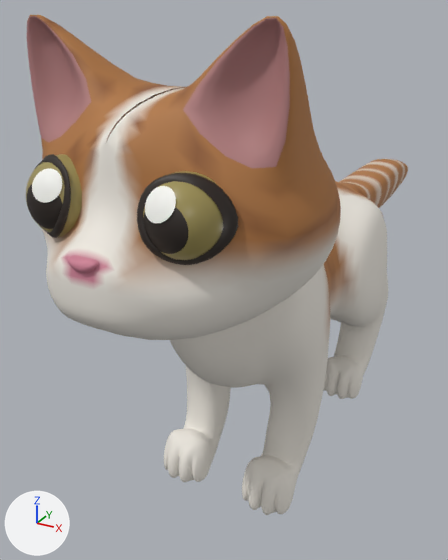
One commit to the glTF model src/assets/models/purin.glb: the scene before it, then after it.
Camera for both pictures: a 50 mm camera at (4.22, -9.23, 7.83) aimed at (-1.34, 0.87, 2.78). Lighting does not change. The marker at lower left points along +X, +Y and +Z. The older version comes first. Where no turn or scale is listed for an object, it has been applied to the vertices. Vertices at exactly the same position are counted once.

The older version as bpy lines, for what is in view:
```python
me_cube_005 = bpy.data.meshes.new('Cube.005')
me_cube_005.from_pydata(...)  # 6245 vertices, 12448 faces; spans x -2.02..2.02, y -5.52..8.18, z -0.05..7.84
me_cube_005.materials.append(mat_purin___tea_white_coat)
me_eyereal = bpy.data.meshes.new('EyeReal')
me_eyereal.from_pydata(...)  # 610 vertices, 1152 faces; spans x -1.39..1.39, y -5.13..-4.57, z 5.42..6.38
me_eyereal.materials.append(mat_pupil)  # black #2a211b
me_sphere = bpy.data.meshes.new('Sphere')
me_sphere.from_pydata(...)  # 1094 vertices, 2112 faces; spans x -1.31..1.31, y -5.16..-4.16, z 5.37..6.36
# faces by material slot: [1600, 320, 192]
me_sphere.materials.append(mat_eyecolor)  # yellow #9e9055
me_sphere.materials.append(mat_pupil)  # black #2a211b
me_sphere.materials.append(mat_eyehighlight)  # white #f9f9f5
ob_cat = bpy.data.objects.new('Cat', me_cube_005)
ob_cat.location = (0.0, 0.8, -0.08)
ob_eyerims = bpy.data.objects.new('EyeRims', me_eyereal)
ob_eyerims.location = (0.0, 0.8, -0.08)
ob_eyes = bpy.data.objects.new('Eyes', me_sphere)
ob_eyes.location = (0.0, 0.8, -0.08)
```
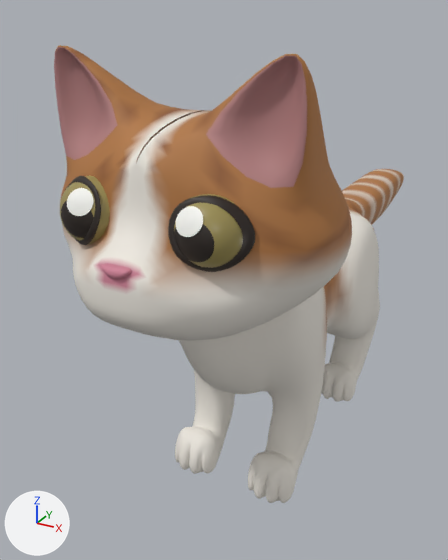
What differs and where, as boxes [x1, y1, x2, y2] in the pictures (448 x 560 px; the box of a moved part takes in the faces that stretch with it):
'Cat', reshaped (8% narrower, 9% shorter)
    before: [27, 14, 408, 515]
    after: [54, 45, 404, 503]
'Eyes', reshaped (7% narrower, 12% shorter)
    before: [26, 154, 223, 260]
    after: [60, 175, 243, 268]
'EyeRims', reshaped (13% shorter)
    before: [36, 154, 238, 265]
    after: [65, 176, 255, 272]
part 1 of me_cube_005, moved or reshaped
    before: [68, 255, 99, 273]
    after: [101, 263, 132, 280]
part 2 of me_cube_005, moved or reshaped
    before: [27, 14, 408, 515]
    after: [54, 45, 404, 503]
part 3 of me_eyereal, moved or reshaped
    before: [137, 173, 238, 265]
    after: [168, 195, 255, 272]
part 4 of me_eyereal, moved or reshaped
    before: [36, 154, 71, 238]
    after: [65, 176, 101, 245]
part 5 of me_sphere, moved or reshaped
    before: [143, 171, 223, 260]
    after: [174, 194, 243, 268]
part 6 of me_sphere, moved or reshaped
    before: [26, 154, 82, 237]
    after: [60, 175, 110, 245]
part 7 of me_sphere, moved or reshaped
    before: [145, 186, 176, 223]
    after: [176, 206, 203, 237]
part 8 of me_sphere, moved or reshaped
    before: [32, 169, 62, 203]
    after: [67, 188, 93, 216]

The edits, one by one:
me_cube_005 is used by ob_cat; location (0.0, 0.8, -0.08).
me_cube_005 had 6245 vertices, 12448 faces and spanned x -2.02..2.02, y -5.52..8.18, z -0.05..7.84.
me_cube_005 now has 6245 vertices, 12448 faces and spans x -2.07..2.07, y -4.98..7.76, z -0.05..7.47.
me_cube_005 part 1: the loose piece of 162 vertices spanning x -0.19..0.19, y -5.52..-5.32, z 5.34..5.51 is moved by (0.0, 0.53, -0.28).
me_cube_005 part 2: 5905 of 6245 vertices moved; they spanned x -2.02..2.02, y -5.48..8.18, z -0.05..7.84 and now span x -2.07..2.07, y -4.95..7.76, z -0.05..7.47; mean shift (0.0, 0.06, -0.18); largest move (0.0, -5.34, 4.64) -> (0.0, -4.8, 4.38).
Other edits to the shape of me_cube_005 do not show in these pictures.
me_eyereal is used by ob_eyerims; location (0.0, 0.8, -0.08).
me_eyereal had 610 vertices, 1152 faces and spanned x -1.39..1.39, y -5.13..-4.57, z 5.42..6.38.
me_eyereal now has 610 vertices, 1152 faces and spans x -1.37..1.37, y -4.6..-4.12, z 5.16..6.02.
me_eyereal part 3: the loose piece of 305 vertices spanning x 0.45..1.39, y -5.13..-4.57, z 5.42..6.38 is scaled about its middle by (0.95, 0.865, 0.897), then moved by (0.01, 0.49, -0.31).
me_eyereal part 4: the loose piece of 305 vertices spanning x -1.39..-0.45, y -5.13..-4.57, z 5.42..6.38 is scaled about its middle by (0.95, 0.865, 0.897), then moved by (-0.01, 0.49, -0.31).
me_sphere is used by ob_eyes; location (0.0, 0.8, -0.08).
me_sphere had 1094 vertices, 2112 faces and spanned x -1.31..1.31, y -5.16..-4.16, z 5.37..6.36.
me_sphere now has 1094 vertices, 2112 faces and spans x -1.3..1.3, y -4.63..-3.77, z 5.12..6.01.
me_sphere part 5: the loose piece of 482 vertices spanning x 0.32..1.31, y -5.16..-4.16, z 5.37..6.36 is multiplied about its middle by the matrix ((0.949, 0.0, -0.014), (0.0, 0.865, 0.0), (0.0, 0.0, 0.897)), then moved by (0.01, 0.46, -0.3).
me_sphere part 6: the loose piece of 482 vertices spanning x -1.31..-0.32, y -5.16..-4.16, z 5.37..6.36 is multiplied about its middle by the matrix ((0.949, 0.0, 0.014), (0.0, 0.865, 0.0), (0.0, 0.0, 0.897)), then moved by (-0.01, 0.46, -0.3).
me_sphere part 7: the loose piece of 65 vertices spanning x 0.56..0.95, y -5.16..-4.96, z 5.93..6.27 is scaled about its middle by (0.945, 0.865, 0.897), then moved by (0.01, 0.52, -0.33).
me_sphere part 8: the loose piece of 65 vertices spanning x -0.95..-0.56, y -5.16..-4.96, z 5.93..6.27 is scaled about its middle by (0.945, 0.865, 0.897), then moved by (-0.01, 0.52, -0.33).
